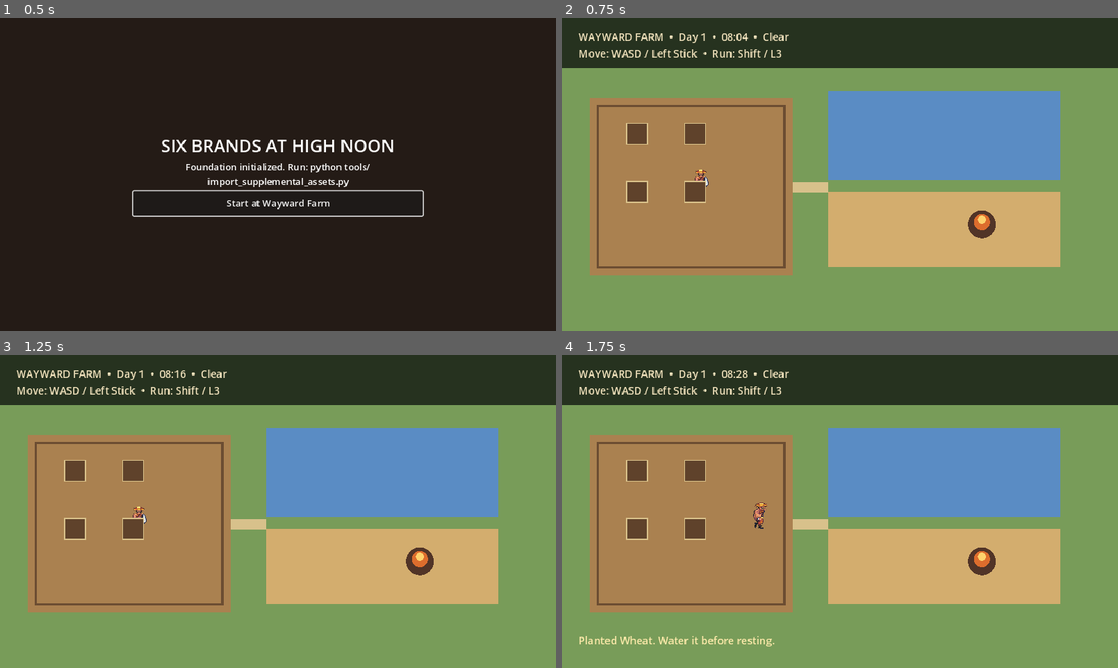
Above: before the commit, frames 1-4 (two rows, left to right).
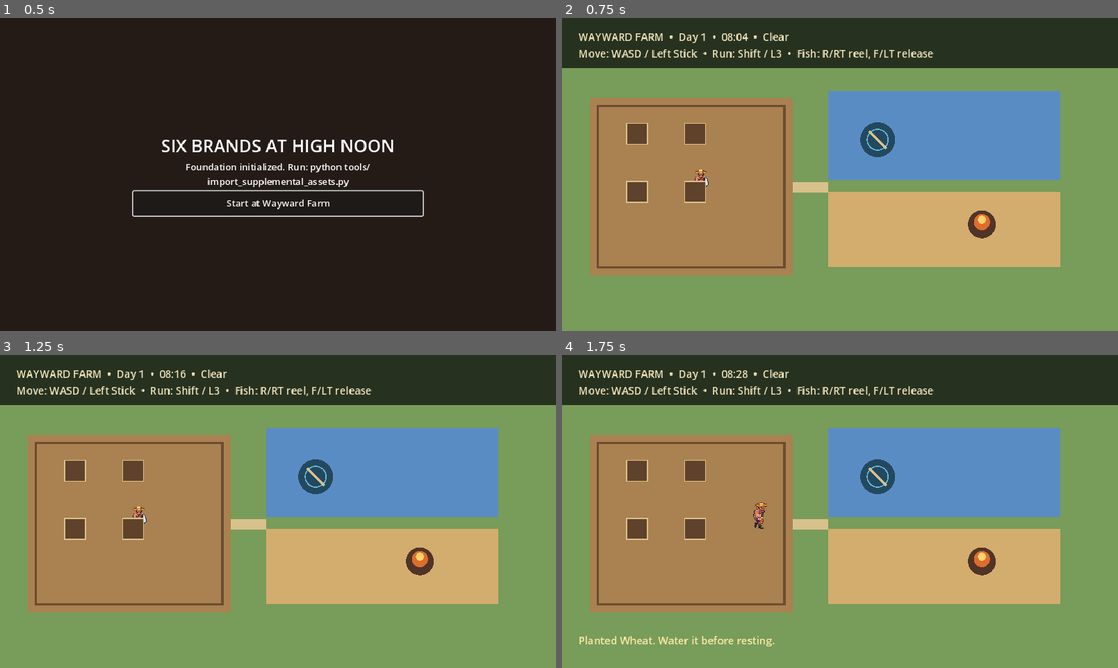
Above: after the commit, the same moments.

Repository: DocDamage/mahjongRPG
Game: Godot game, scene res://src/bootstrap/bootstrap.tscn
Same seed, same stepped clock (60 frames per second), same inputs: the game is played once before the commit and once after it.
Inputs (mouse positions are in pixels of both pictures, inside the frame that each line leads up to):
- Up to frame 1 (0.5 s): no input
- Up to frame 2 (0.75 s): click "Start at Wayward Farm" at 0.5 s
- Up to frame 3 (1.25 s): no input
- Up to frame 4 (1.75 s): tap Enter at 1.25 s; move the mouse to (962, 495) at 1.27 s; hold D (move_right) from 1.28 s (still down); hold Shift (run) from 1.28 s (still down); tap E (interact) at 1.35 s; click (962, 495) at 1.42 s; tap Space at 1.52 s

Frame 1 is identical in both runs. In frame 2, 0.8% of the frame differs, in the area x 40-67%, y 10-45%; in frame 3, 0.8%; in frame 4, 0.8%.

Commit message:
Add playable fishing interaction at Wayward Farm

Diff:
--- /dev/null
+++ b/src/fishing/fishing_spot.gd
@@ -0,0 +1,116 @@
+extends "res://src/interaction/world_interactable.gd"
+
+const FishDefinition = preload("res://src/fishing/fish_definition.gd")
+const FishingSession = preload("res://src/fishing/fishing_session.gd")
+
+signal feedback(message: String)
+
+var session
+var _definitions: Array = []
+var _actor: Node2D
+var _last_state := -1
+
+
+func _ready() -> void:
+	interacted.connect(_on_interacted)
+	_load_definitions()
+	queue_redraw()
+
+
+func _process(delta: float) -> void:
+	if session == null:
+		return
+	if session.state == FishingSession.State.BITE and Input.is_action_just_pressed(&"interact"):
+		session.hook_set()
+	if session.state == FishingSession.State.STRUGGLE:
+		var direction := Input.get_axis(&"move_left", &"move_right")
+		session.apply_struggle_input(direction, Input.is_action_pressed(&"fish_reel"), Input.is_action_pressed(&"fish_release"), delta)
+	session.tick(delta)
+	if session.state in [FishingSession.State.CATCH, FishingSession.State.ESCAPE] and Input.is_action_just_pressed(&"interact"):
+		session.present_result()
+	elif session.state == FishingSession.State.PRESENTATION and Input.is_action_just_pressed(&"interact"):
+		session.cleanup()
+		_finish()
+	_update_feedback()
+
+
+func _draw() -> void:
+	draw_circle(Vector2.ZERO, 30.0, Color("234960"))
+	draw_circle(Vector2.ZERO, 18.0, Color("67b8d1"), false, 2.0)
+	draw_line(Vector2(-15, -15), Vector2(15, 15), Color("d8c18b"), 4.0)
+
+
+func _on_interacted(actor: Node2D) -> void:
+	if session == null:
+		_begin(actor)
+	elif session.state == FishingSession.State.BITE:
+		session.hook_set()
+	elif session.state in [FishingSession.State.CATCH, FishingSession.State.ESCAPE]:
+		session.present_result()
+	elif session.state == FishingSession.State.PRESENTATION:
+		session.cleanup()
+		_finish()
+	_update_feedback()
+
+
+func _begin(actor: Node2D) -> void:
+	if _definitions.is_empty():
+		feedback.emit("No fish data is available here.")
+		return
+	var hour := GameSession.minute_of_day / 60
+	session = FishingSession.new(GameSession.seed + GameSession.day * 1000 + GameSession.minute_of_day)
+	var result: int = session.cast(_definitions, hour, GameSession.weather_id)
+	if result != OK:
+		session = null
+		feedback.emit("Nothing is biting under these conditions.")
+		return
+	_actor = actor
+	_actor.set_physics_process(false)
+	_last_state = -1
+	_update_feedback()
+
+
+func _finish() -> void:
+	if _actor != null:
+		_actor.set_physics_process(true)
+	_actor = null
+	session = null
+	_last_state = -1
+	feedback.emit("Fishing finished.")
+
+
+func _update_feedback() -> void:
+	if session == null:
+		return
+	if session.state == FishingSession.State.STRUGGLE:
+		var pull := "right" if session.target_direction > 0.0 else "left"
+		feedback.emit("Fish pulling %s • tension %d%% • reel R/RT, release F/LT" % [pull, int(session.tension * 100.0)])
+		return
+	if _last_state == session.state:
+		return
+	_last_state = session.state
+	match session.state:
+		FishingSession.State.CAST, FishingSession.State.WAIT:
+			feedback.emit("Cast out. Wait for a bite.")
+		FishingSession.State.BITE:
+			feedback.emit("Bite! Press E / A to set the hook.")
+		FishingSession.State.CATCH:
+			feedback.emit("Caught %s! Press E / A to view it." % session.fish.id.capitalize())
+		FishingSession.State.ESCAPE:
+			feedback.emit("The fish escaped. Press E / A to continue.")
+		FishingSession.State.PRESENTATION:
+			feedback.emit("Catch presentation complete. Press E / A to return.")
+
+
+func _load_definitions() -> void:
+	var file := FileAccess.open("res://data/fish/vertical_slice_fish.json", FileAccess.READ)
+	if file == null:
+		return
+	var parsed: Variant = JSON.parse_string(file.get_as_text())
+	if not parsed is Dictionary:
+		return
+	var fish_value: Variant = parsed.get("fish", [])
+	if fish_value is Array:
+		for fish_data_value in fish_value:
+			if fish_data_value is Dictionary:
+				_definitions.append(FishDefinition.new(fish_data_value))
--- a/src/input/input_service.gd
+++ b/src/input/input_service.gd
@@ -11,6 +11,8 @@
 	&"run": [KEY_SHIFT],
 	&"save_game": [KEY_F5],
 	&"load_game": [KEY_F9],
+	&"fish_reel": [KEY_R],
+	&"fish_release": [KEY_F],
 	&"pause": [KEY_ESCAPE],
 }
 
@@ -57,6 +59,8 @@
 	_add_axis(&"move_down", JOY_AXIS_LEFT_Y, 1.0)
 	_add_button(&"interact", JOY_BUTTON_A)
 	_add_button(&"run", JOY_BUTTON_LEFT_STICK)
+	_add_axis(&"fish_reel", JOY_AXIS_TRIGGER_RIGHT, 1.0)
+	_add_axis(&"fish_release", JOY_AXIS_TRIGGER_LEFT, 1.0)
 	_add_button(&"pause", JOY_BUTTON_START)
 
 
--- a/src/world/wayward_farm.gd
+++ b/src/world/wayward_farm.gd
@@ -11,6 +11,7 @@
 	for plot in get_tree().get_nodes_in_group(&"farm_plot"):
 		plot.feedback.connect(_show_message)
 	$Bonfire.feedback.connect(_show_message)
+	$FishingSpot.feedback.connect(_show_message)
 	_update_status(GameSession.day, GameSession.minute_of_day)
 
 
@@ -27,7 +28,7 @@
 func _update_status(_day: int, _minute_of_day: int) -> void:
 	var hour := GameSession.minute_of_day / 60
 	var minute := GameSession.minute_of_day % 60
-	status_label.text = "WAYWARD FARM  •  Day %d  •  %02d:%02d  •  %s\nMove: WASD / Left Stick  •  Run: Shift / L3" % [GameSession.day, hour, minute, GameSession.weather_id.capitalize()]
+	status_label.text = "WAYWARD FARM  •  Day %d  •  %02d:%02d  •  %s\nMove: WASD / Left Stick  •  Run: Shift / L3  •  Fish: R/RT reel, F/LT release" % [GameSession.day, hour, minute, GameSession.weather_id.capitalize()]
 
 
 func _show_message(message: String) -> void:
--- a/src/world/wayward_farm.tscn
+++ b/src/world/wayward_farm.tscn
@@ -1,14 +1,18 @@
-[gd_scene load_steps=7 format=3]
+[gd_scene load_steps=9 format=3]
 
 [ext_resource type="Script" path="res://src/world/wayward_farm.gd" id="1_world"]
 [ext_resource type="PackedScene" path="res://src/player/player.tscn" id="2_player"]
 [ext_resource type="Script" path="res://src/farm/farm_plot.gd" id="3_plot"]
 [ext_resource type="Script" path="res://src/world/bonfire.gd" id="4_fire"]
+[ext_resource type="Script" path="res://src/fishing/fishing_spot.gd" id="5_fishing"]
 
 [sub_resource type="CircleShape2D" id="CircleShape2D_plot"]
 radius = 26.0
 
 [sub_resource type="CircleShape2D" id="CircleShape2D_fire"]
+radius = 34.0
+
+[sub_resource type="CircleShape2D" id="CircleShape2D_fishing"]
 radius = 34.0
 
 [node name="WaywardFarm" type="Node2D"]
@@ -71,6 +75,16 @@
 [node name="CollisionShape2D" type="CollisionShape2D" parent="Bonfire"]
 shape = SubResource("CircleShape2D_fire")
 
+[node name="FishingSpot" type="Area2D" parent="."]
+position = Vector2(545, 210)
+collision_layer = 2
+collision_mask = 0
+script = ExtResource("5_fishing")
+prompt_text = "Fish"
+
+[node name="CollisionShape2D" type="CollisionShape2D" parent="FishingSpot"]
+shape = SubResource("CircleShape2D_fishing")
+
 [node name="HUD" type="CanvasLayer" parent="."]
 
 [node name="Status" type="Label" parent="HUD"]
--- a/tests/unit/test_input_service.gd
+++ b/tests/unit/test_input_service.gd
@@ -7,7 +7,7 @@
 	var failures: Array[String] = []
 	var service = InputServiceScript.new()
 	service.install_default_actions()
-	for action in [&"move_up", &"move_down", &"move_left", &"move_right", &"interact", &"run", &"save_game", &"load_game", &"pause"]:
+	for action in [&"move_up", &"move_down", &"move_left", &"move_right", &"interact", &"run", &"save_game", &"load_game", &"fish_reel", &"fish_release", &"pause"]:
 		if not InputMap.has_action(action) or InputMap.action_get_events(action).is_empty():
 			failures.append("missing input action: %s" % action)
 	service.free()
